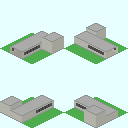
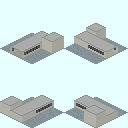
Layered file, before and after one edit (128x128). Changes by layer:
painted on "Subway_Station_Gateway_Single_S-EV.png" over [0,33,128,128]
added layer "Subway_Station_Gateway_Single_S-Plate-V2_x4.xcf" over [0,33,128,128]
